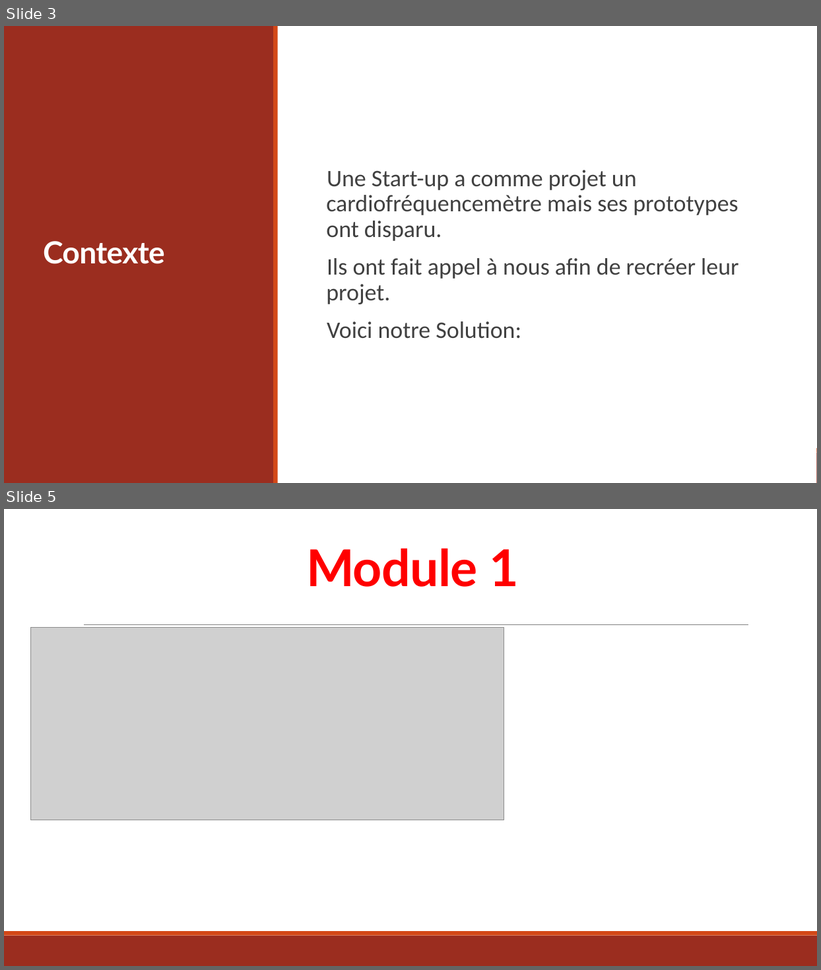
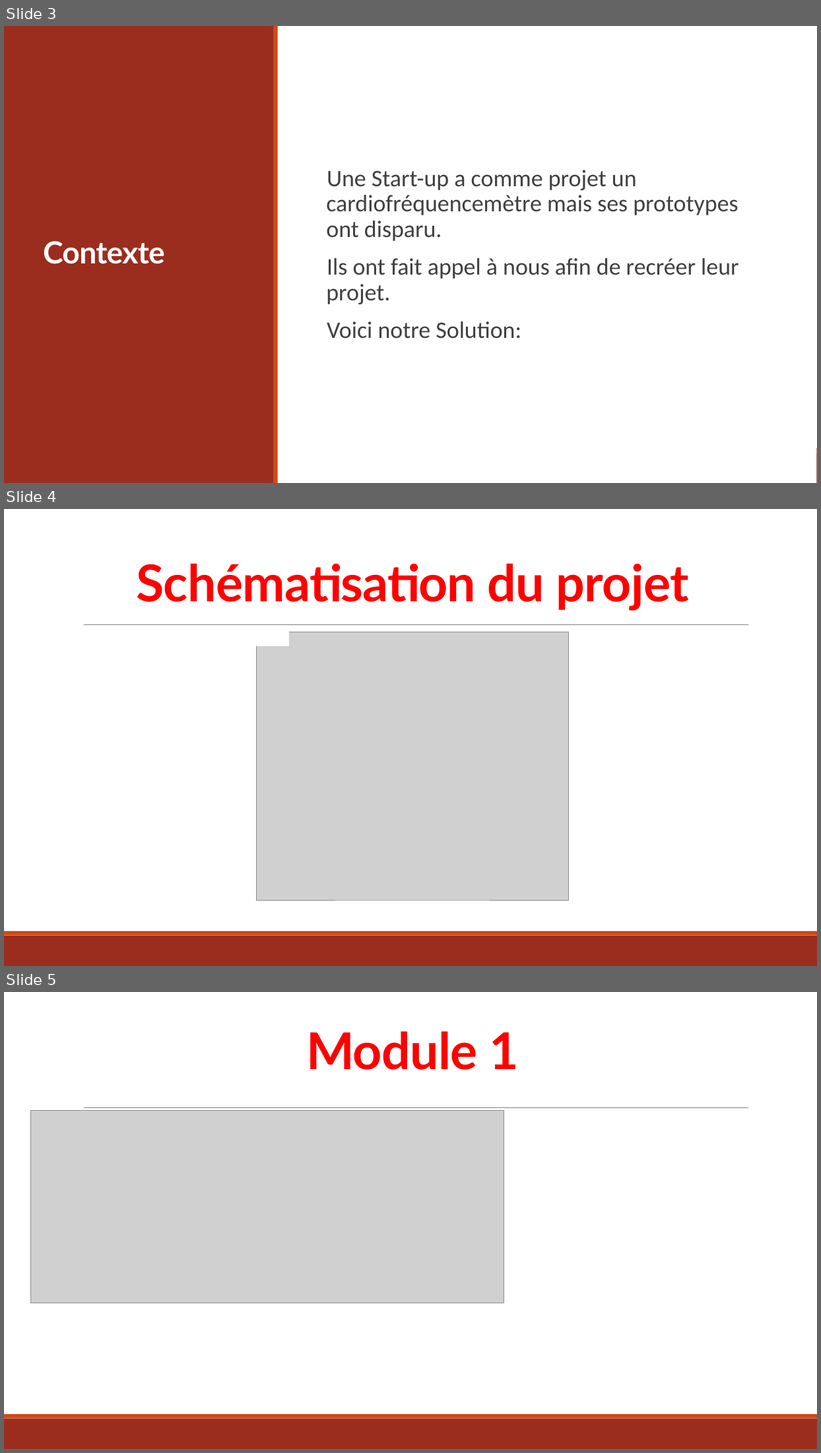
Before and after one commit to Taikylah/Projet-Groupe-4, a slide deck: Présentation.pptx. Shown one above the other, each under a label of ours: slides 3 and 5 before the commit, slides 3, 4 and 5 after it; the slides between them are not shown. The pictures are 821x970 and 821x1453 pixels, drawn with LibreOffice and Linux fonts; fonts in the diff are those of the drawing; grey boxes stand for pictures. Boxes give left, top, right and bottom in pixels: in the first picture for what was removed or moved away, otherwise in the second. Text is boxed around its words. In the diff, an @@ line names an element or a change of style, - is before the commit and + after.

```diff
--- a/Présentation.pptx
+++ b/Présentation.pptx
@@ slide 4 added at <box>4,509,817,966</box>, background #FFFFFF; not listed: 3 template elements that a slide beside it also shows @@
@@ title added at <box>136,563,689,610</box>, 60 pt, text #FF0000, bold @@
+Schématisation du projet
@@ picture added at <box>257,632,568,900</box> @@
@@ rectangle added at <box>257,632,288,646</box>, fill #FFFFFF, outline #FFFFFF 1.25 pt @@
```
Also in this commit, not shown: 1 slide changed, 2 slides removed, 36 other files.
